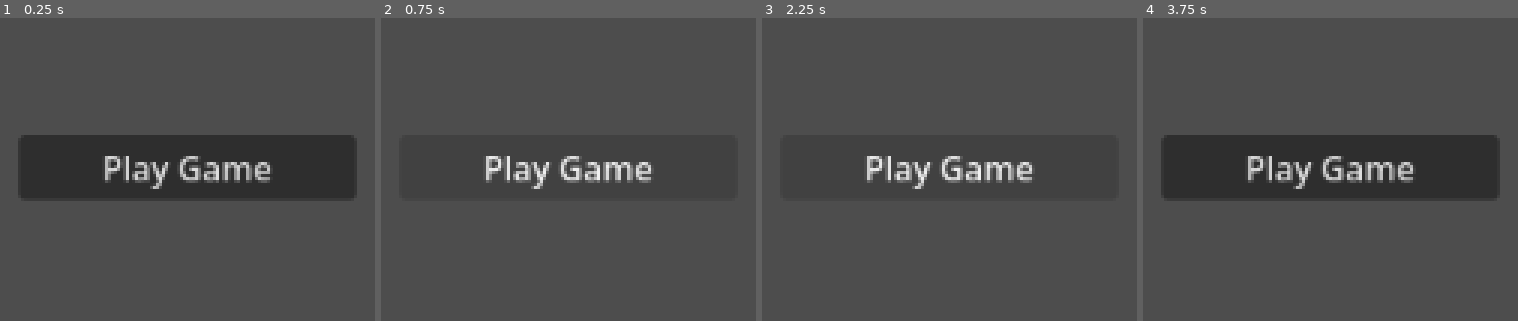
Above: before the commit, frames 1-4 (left to right).
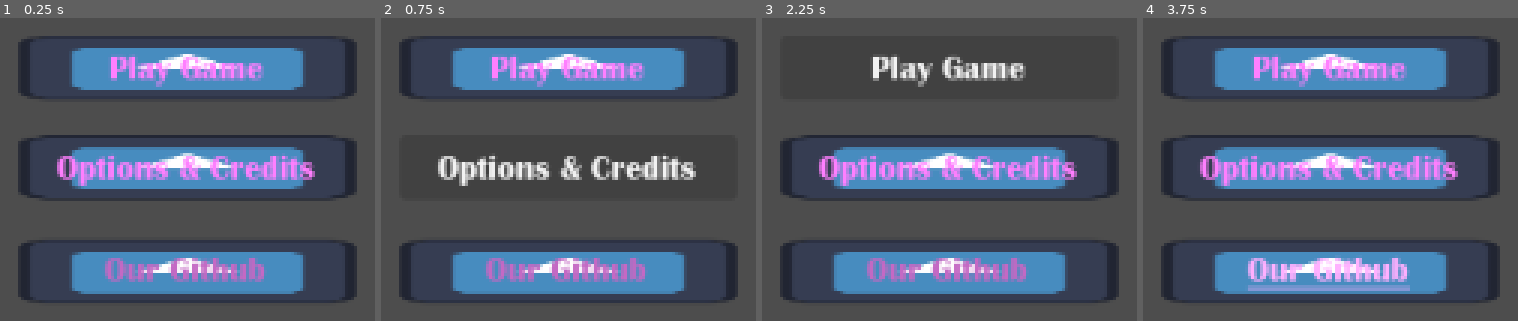
Above: after the commit, the same moments.

Repository: Guyiy1324/Jumpe-r-r-r-r-r-r-r-r
Game: Godot game, scene res://MainMenu.tscn
Same seed, same stepped clock (60 frames per second), same inputs: the game is played once before the commit and once after it. The engine's default icon, where the game draws it, is replaced by a stand-in: a white triangle on a blue panel in a dark square.
Inputs (mouse positions are in pixels of both pictures, inside the frame that each line leads up to):
- Up to frame 1 (0.25 s): no input
- Up to frame 2 (0.75 s): click "Play Game" (after the commit: "Options & Credits") at 0.5 s
- Up to frame 3 (2.25 s): click (949, 269) at 1.27 s; click "Play Game" at 2 s
- Up to frame 4 (3.75 s): click "Play Game" at 2.75 s; click (1330, 269) at 3.52 s

The runs differ from the first frame. In frame 1, 40% of the frame differs, in the area x 4-96%, y 5-95%; in frame 2, 27%; in frame 3, 24%; in frame 4, 40%.

Commit message:
Buttons go brr

Diff:
--- a/jump-e-r/MainMenu.tscn
+++ b/jump-e-r/MainMenu.tscn
@@ -1,4 +1,10 @@
 [gd_scene format=3 uid="uid://cu5newr2xfxd"]
+
+[ext_resource type="FontFile" uid="uid://rl5w41rox601" path="res://Britannic Bold Regular.ttf" id="1_i26rj"]
+[ext_resource type="Texture2D" uid="uid://ds42pbjgq7jap" path="res://icon.svg" id="2_eiy7p"]
+
+[sub_resource type="StyleBoxTexture" id="StyleBoxTexture_h7a2f"]
+texture = ExtResource("2_eiy7p")
 
 [node name="MainMenu" type="Control" unique_id=1024877346]
 layout_mode = 3
@@ -21,4 +27,57 @@
 offset_bottom = 15.5
 grow_horizontal = 2
 grow_vertical = 2
+theme_override_colors/font_color = Color(1.4643909, 0.4986225, 1.3796744, 1)
+theme_override_fonts/font = ExtResource("1_i26rj")
+theme_override_styles/normal = SubResource("StyleBoxTexture_h7a2f")
+text = "Options & Credits"
+
+[node name="Button2" type="Button" parent="." unique_id=1590294479]
+layout_mode = 1
+anchors_preset = 8
+anchor_left = 0.5
+anchor_top = 0.5
+anchor_right = 0.5
+anchor_bottom = 0.5
+offset_left = -81.0
+offset_top = 34.5
+offset_right = 81.0
+offset_bottom = 65.5
+grow_horizontal = 2
+grow_vertical = 2
+theme_override_colors/font_color = Color(1.4643909, 0.4986225, 1.3796744, 1)
+theme_override_fonts/font = ExtResource("1_i26rj")
+theme_override_styles/normal = SubResource("StyleBoxTexture_h7a2f")
+
+[node name="Button3" type="Button" parent="." unique_id=2017524966]
+layout_mode = 1
+anchors_preset = 8
+anchor_left = 0.5
+anchor_top = 0.5
+anchor_right = 0.5
+anchor_bottom = 0.5
+offset_left = -81.0
+offset_top = -63.5
+offset_right = 81.0
+offset_bottom = -32.5
+grow_horizontal = 2
+grow_vertical = 2
+theme_override_colors/font_color = Color(1.4643909, 0.4986225, 1.3796744, 1)
+theme_override_fonts/font = ExtResource("1_i26rj")
+theme_override_styles/normal = SubResource("StyleBoxTexture_h7a2f")
 text = "Play Game"
+
+[node name="LinkButton" type="LinkButton" parent="." unique_id=1445002077]
+layout_mode = 0
+offset_left = 494.0
+offset_top = 357.0
+offset_right = 658.0
+offset_bottom = 391.0
+offset_transform_enabled = true
+offset_transform_position = Vector2(42, 8)
+theme_override_colors/font_color = Color(0.7680918, 0.41388714, 0.7680918, 1)
+theme_override_colors/font_hover_color = Color(1.5598607, 0.68947756, 1.451813, 1)
+theme_override_fonts/font = ExtResource("1_i26rj")
+text = "Our Github"
+underline = 1
+uri = "https://github.com/Guyiy1324/Jumpe-r-r-r-r-r-r-r-r"
Binary file added: jump-e-r/Britannic Bold Regular.ttf
Not shown, added: jump-e-r/Britannic Bold Regular.ttf.import
Not shown, added: britannic-bold-regular.zip
